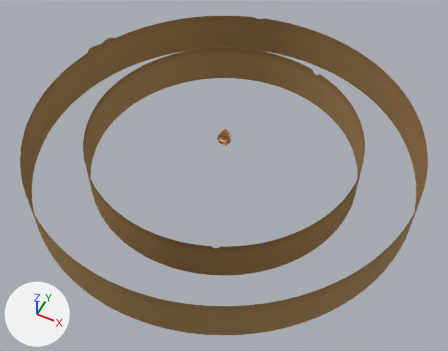
The glTF model public/assets/map/forks.glb, before and after one commit.
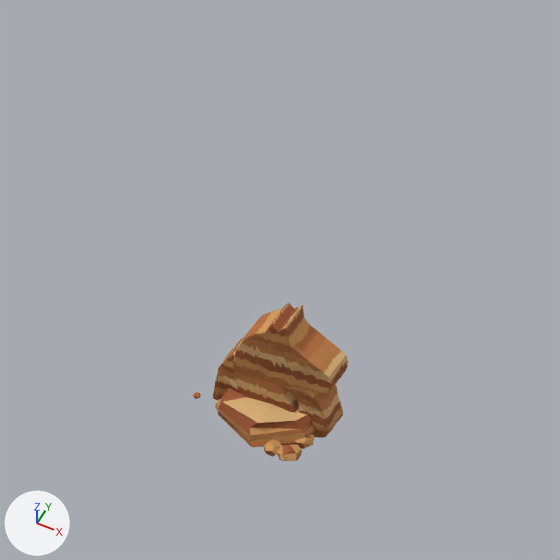
Each version appears first whole from a 50 mm camera at (237.0, -474.0, 529.0) aimed at (12.0, -24.0, -33.0), and next in a close-up on the part from 43% to 57% of the width and 28% to 45% of the height. The lights are fixed; the arrows at lower left show +X, +Y and +Z. The last two pictures show the newer version. Where no turn or scale is listed for an object, it has been applied to the vertices.

Names of what the first close-up shows: 'landmark-0', 'landmark-1'.
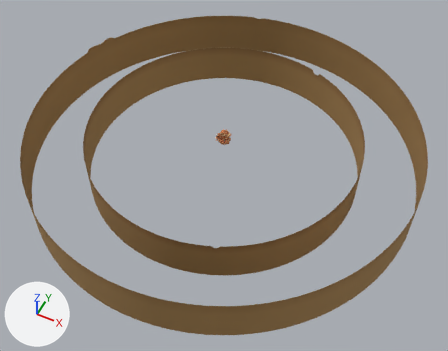
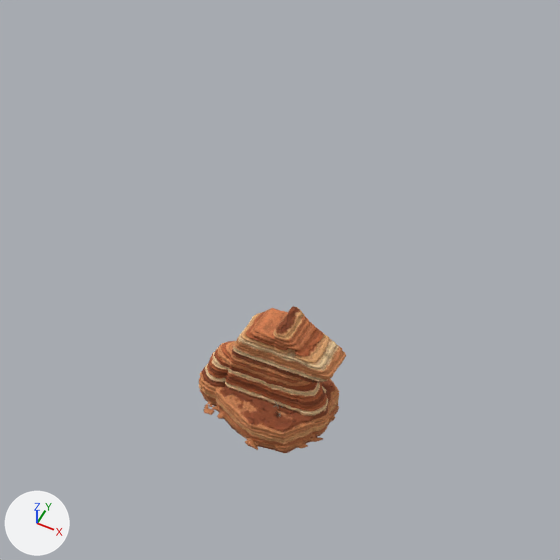
Edits to the bpy script that builds the scene:
```text
Add img_normal:
    img_normal = load_image('normal', '_unpacked/normal', 512, 512, 'Non-Color')
Add img_albedo:
    img_albedo = load_image('albedo', '_unpacked/albedo', 512, 512, 'sRGB')
Add img_orm:
    img_orm = load_image('orm', '_unpacked/orm', 512, 512, 'Non-Color')
Add img_albedo_008:
    img_albedo_008 = load_image('albedo.008', '_unpacked/albedo.008', 768, 768, 'sRGB')
Add img_orm_008:
    img_orm_008 = load_image('orm.008', '_unpacked/orm.008', 768, 768, 'Non-Color')
Add img_normal_008:
    img_normal_008 = load_image('normal.008', '_unpacked/normal.008', 768, 768, 'Non-Color')
Add img_albedo_007:
    img_albedo_007 = load_image('albedo.007', '_unpacked/albedo.007', 768, 768, 'sRGB')
Add img_normal_007:
    img_normal_007 = load_image('normal.007', '_unpacked/normal.007', 768, 768, 'Non-Color')
Add img_orm_007:
    img_orm_007 = load_image('orm.007', '_unpacked/orm.007', 768, 768, 'Non-Color')
Change mat_body:
    remove # nodes: BsdfPrincipled, OutputMaterial, VertexColor
    nodes: BsdfPrincipled, NormalMap, OutputMaterial, SeparateColor, TexImage x3
    uses the picture img_albedo
    uses the picture img_normal
    uses the picture img_orm
Add mat_body_008:
    mat_body_008 = bpy.data.materials.new('body.008')
    # uses the picture img_albedo_008
    # uses the picture img_normal_008
    # uses the picture img_orm_008
Add mat_body_007:
    mat_body_007 = bpy.data.materials.new('body.007')
    # uses the picture img_albedo_007
    # uses the picture img_normal_007
    # uses the picture img_orm_007
Add me_rock_arch:
    me_rock_arch.from_pydata(...)  # 6994 vertices, 13997 faces; spans x -9.2..9.2, y -3.4..3.4, z -5.9..5.9
    me_rock_arch.materials.append(mat_body_008)
Add me_knight_cliff:
    me_knight_cliff.from_pydata(...)  # 6987 vertices, 13990 faces; spans x -8.6..8.6, y -7.9..7.9, z -8.9..8.9
    me_knight_cliff.materials.append(mat_body_007)
Change ob_landmark_0:
    ob_landmark_0.scale: (8.98, 8.98, 8.98) -> (1.0, 1.0, 1.0)
    ob_landmark_0: bpy.data.objects.new('landmark-0', me_landmark_0) -> bpy.data.objects.new('landmark-0', None)
    ob_landmark_0.location: (0.5, -0.6, 8.4) -> (0.0, 0.0, 0.0)
Change ob_landmark_1:
    ob_landmark_1.scale: (9.54, 9.54, 9.54) -> (1.0, 1.0, 1.0)
    ob_landmark_1: bpy.data.objects.new('landmark-1', me_landmark_1) -> bpy.data.objects.new('landmark-1', None)
    ob_landmark_1.location: (-1.0, -0.9, 4.8) -> (0.0, 0.0, 0.0)
Add ob_rock_arch:
    ob_rock_arch = bpy.data.objects.new('rock-arch', me_rock_arch)
    ob_rock_arch.location = (-1.2, -1.7, 5.1)
Add ob_knight_cliff:
    ob_knight_cliff = bpy.data.objects.new('knight-cliff', me_knight_cliff)
    ob_knight_cliff.location = (0.5, -0.2, 8.3)
```

Location of each change, (x1, y1, x2, y2) in pixels of the close-ups (560 x 560 px):
'knight-cliff', added (brown)
    after: (215, 306, 346, 453)
'landmark-0', no longer drawn (brown)
    before: (218, 302, 348, 461)
'rock-arch', added (brown)
    after: (199, 341, 329, 442)
'landmark-1', no longer drawn (brown)
    before: (193, 338, 343, 438)
